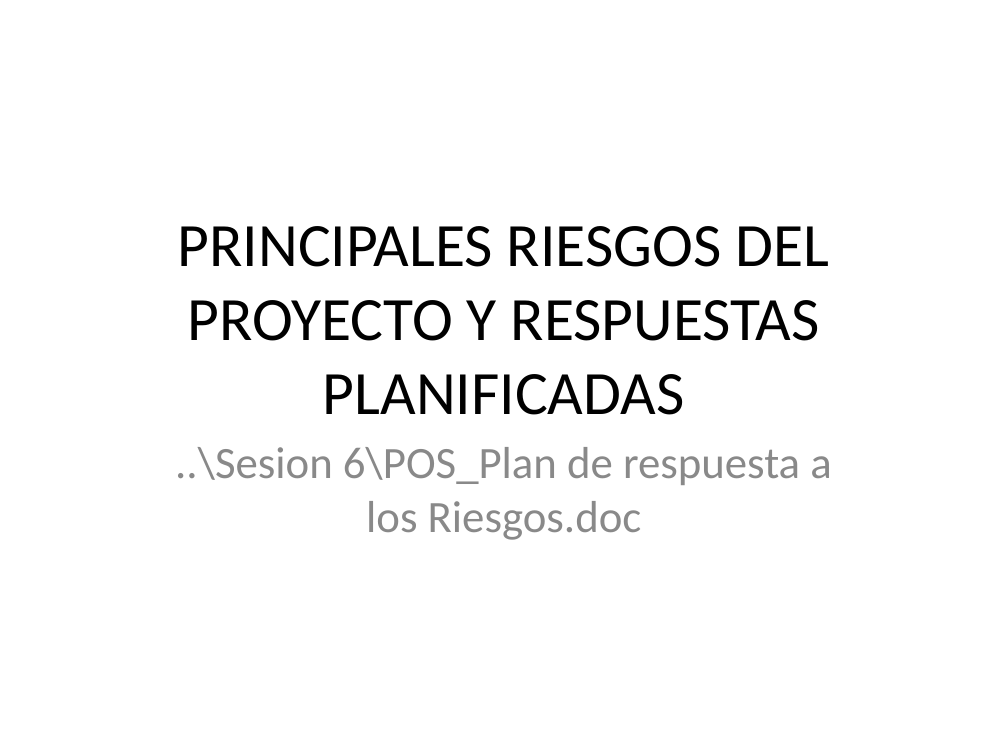
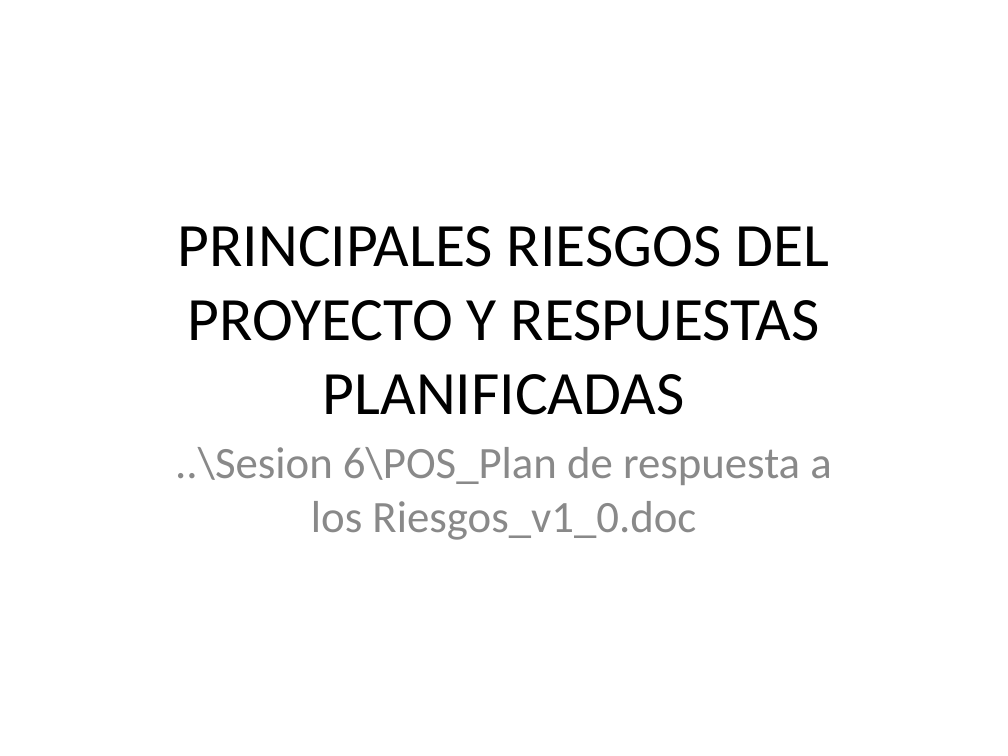
Before and after one commit to ebenites/gpy031, a slide deck: slide 6 of Sesion 10/Resumen trabajo final - Marco.ppt. Drawn at 1008x756 pixels with LibreOffice and Linux fonts; fonts in the diff are those of the drawing. Boxes give left, top, right and bottom in pixels: in the first picture for what was removed or moved away, otherwise in the second. Text is boxed around its words. In the diff, an @@ line names an element or a change of style, - is before the commit and + after.

```diff
--- a/Sesion 10/Resumen trabajo final - Marco.ppt
+++ b/Sesion 10/Resumen trabajo final - Marco.ppt
@@ subtitle at [175,447,831,540]: text changed @@
-..\Sesion 6\POS_Plan de respuesta a los Riesgos.doc
+..\Sesion 6\POS_Plan de respuesta a los Riesgos_v1_0.doc
```
